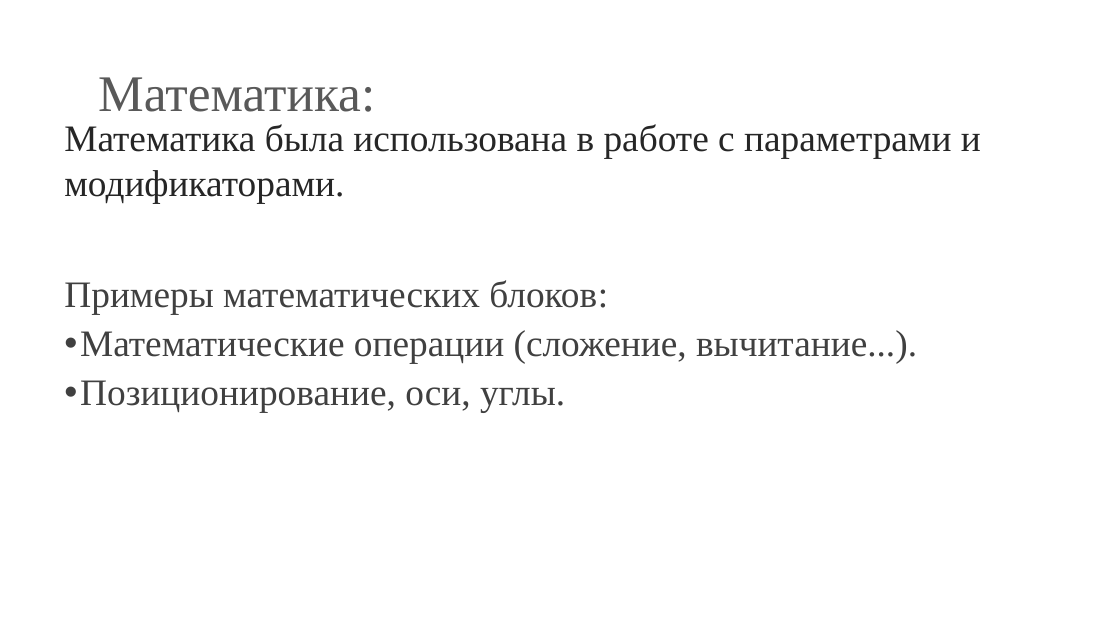
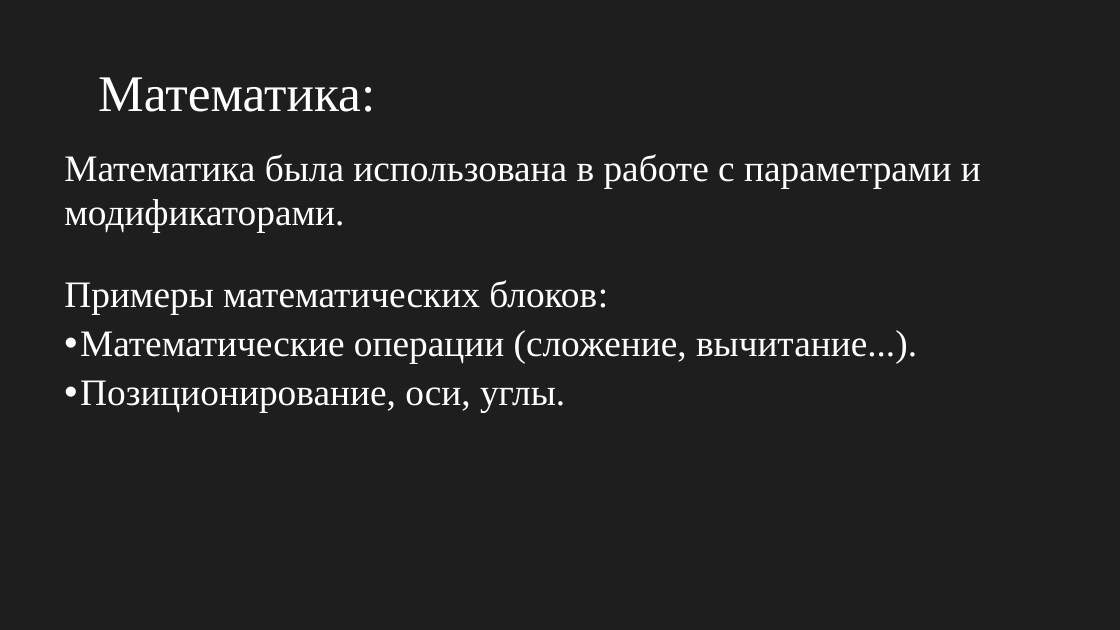
Before and after one commit to KuzovlevAnton/photos, a slide deck: slide 7 of Кузовлев Антон Презентация Шахматы.pptx. Drawn at 1120x630 pixels with LibreOffice and Linux fonts; fonts in the diff are those of the drawing; background and template pictures are left out; a plain dark background stands for a picture behind light text. Boxes give left, top, right and bottom in pixels: in the first picture for what was removed or moved away, otherwise in the second. Text is boxed around its words. In the diff, an @@ line names an element or a change of style, - is before the commit and + after.

```diff
--- a/Кузовлев Антон Презентация Шахматы.pptx
+++ b/Кузовлев Антон Презентация Шахматы.pptx
@@ background #FFFFFF to picture (left out) @@
@@ rectangle added at (0, 0, 1120, 630), fill #000000 at 30% opacity @@
@@ title "Математика:" at (98, 77, 375, 112): text colour #595959 to #FFFFFF @@
@@ text "Математика была использована в работе ...": place and size @@
-text "Математика была использована в работе ..." at (64, 124, 981, 203)
+text "Математика была использована в работе ..." at (64, 154, 981, 233)
@@ text "Математика была использована в работе ..." at (64, 154, 981, 233): text colour #262626 to #FFFFFF @@
@@ text "Примеры математических блоков:" at (64, 280, 917, 412): text colour #404040 to #FFFFFF @@
```
Also in this commit, not shown: 5 other slides changed.
